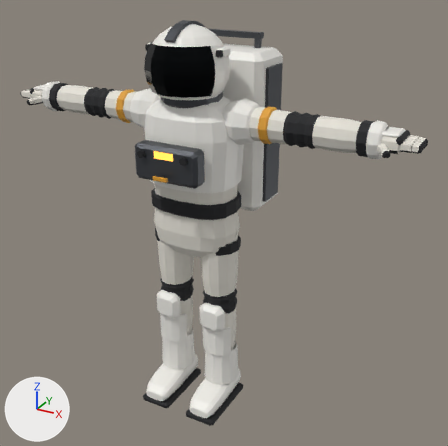
The Blender file tools/blender/parts/astronaut/astronaut_fp.blend: old version first, new version second.
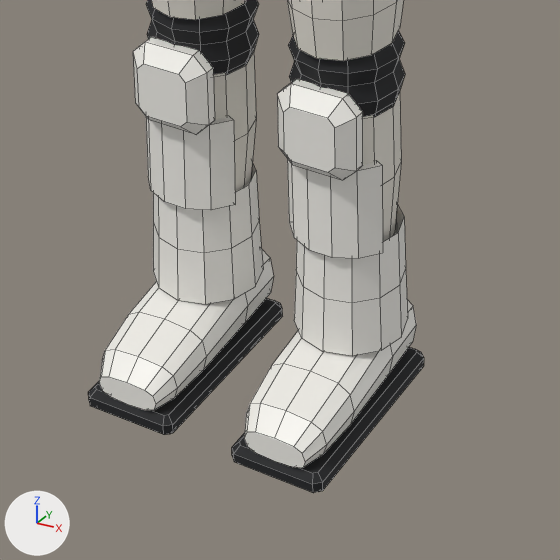
There are two pictures of each version: one whole from a camera (50 mm lens) standing at (1.35, -2.2, 2.05) and looking at (0.08, 0.11, 0.9), one close up on the part from 26% to 63% of the width and 63% to 100% of the height. Arrows for +X, +Y and +Z are at lower left; the lights stay in place. The older version's two pictures come first. The close-ups show mesh edges as thin lines.

In view in the first close-up: 'astronaut_body'.
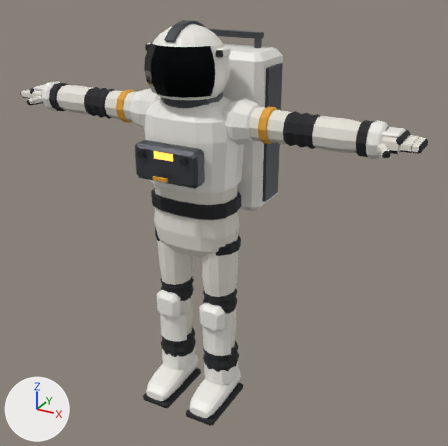
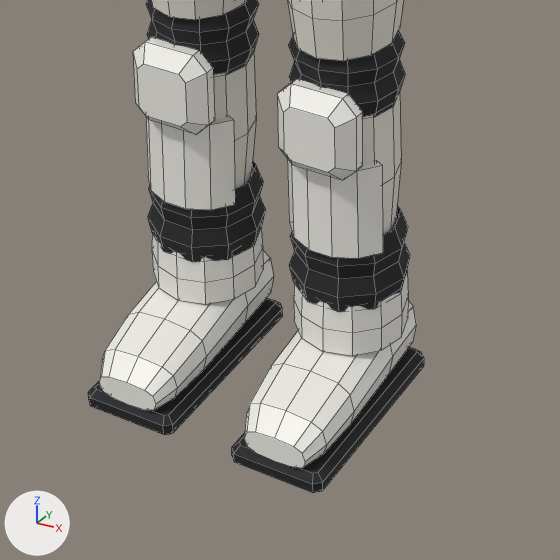
What changed in the scene script:
```text
Change me_astronaut_body:
    used by ob_astronaut_body; location = (0.0, 0.0, 0.0)
    remove me_astronaut_body.from_pydata(...)  # 2408 vertices, 1864 faces; spans x -0.95..0.95, y -0.28..0.41, z 0.0..1.73
    add me_astronaut_body.from_pydata(...)  # 2500 vertices, 1935 faces; spans x -0.95..0.95, y -0.28..0.41, z 0.0..1.73
    me_astronaut_body part 1: 16 vertices moved from x -0.2..0.2, y -0.07..0.07, z 0.22..0.31 to x -0.21..0.21, y -0.07..0.07, z 0.17..0.31; 46 vertices removed from x -0.19..0.19, y -0.08..0.08, z 0.22..0.31; 170 vertices added at x -0.21..0.21, y -0.08..0.08, z 0.17..0.32
    other edits to the shape of me_astronaut_body do not show in these pictures
```

Where the change shows, as pixel boxes (x1, y1, x2, y2) in the close-ups (560 x 560 px):
part 1 of me_astronaut_body, built on: before (153, 120, 408, 356); after (148, 120, 410, 356)
